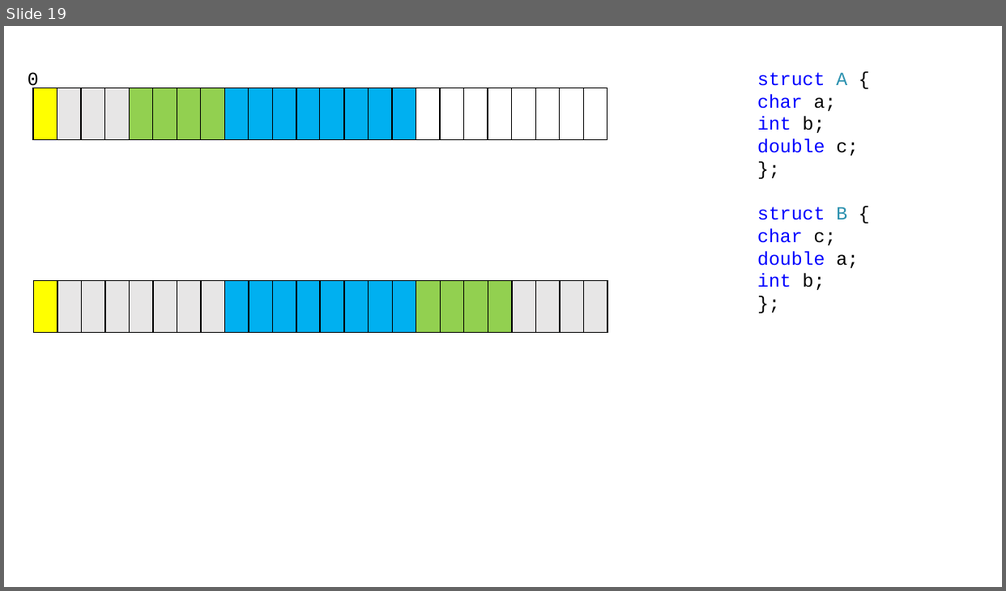
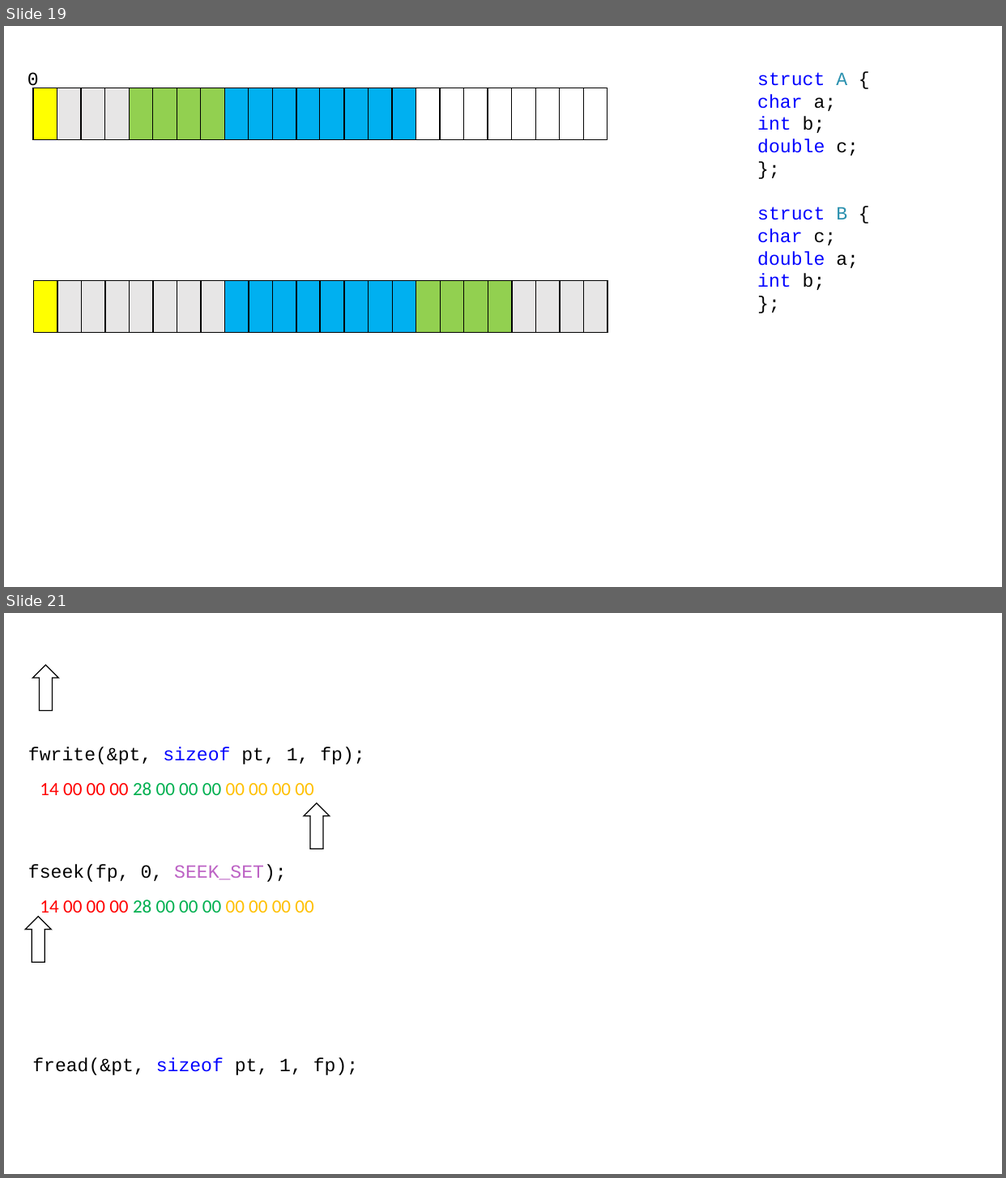
Before and after one commit to HongHeeJung/220117_c, a slide deck: 220117.pptx. Shown one above the other, each under a label of ours: slide 19 before the commit, slides 19 and 21 after it; the slides between them are not shown. The pictures are 1006x591 and 1006x1178 pixels, drawn with LibreOffice and Linux fonts; fonts in the diff are those of the drawing. Boxes give left, top, right and bottom in pixels: in the first picture for what was removed or moved away, otherwise in the second. Text is boxed around its words. In the diff, an @@ line names an element or a change of style, - is before the commit and + after.

```diff
--- a/220117.pptx
+++ b/220117.pptx
@@ slide 21 added at (4,613,1002,1174), background #FFFFFF @@
@@ down arrow added at (32,665,58,710), fill #FFFFFF, outline #000000 1 pt @@
@@ text added at (28,747,364,764), 18 pt, text #000000 @@
+fwrite(&pt, sizeof pt, 1, fp);
@@ text added at (40,782,313,795), 18 pt, text #FF0000 @@
+14 00 00 00 28 00 00 00 00 00 00 00
@@ down arrow added at (304,803,330,849), fill #FFFFFF, outline #000000 1 pt @@
@@ text added at (28,864,287,882), 18 pt, text #000000 @@
+fseek(fp, 0, SEEK_SET);
@@ text added at (40,900,313,918), 18 pt, text #FF0000 @@
+14 00 00 00 28 00 00 00 00 00 00 00
@@ down arrow added at (25,917,51,963), fill #FFFFFF, outline #000000 1 pt @@
@@ text added at (32,1058,358,1076), 18 pt, text #000000 @@
+fread(&pt, sizeof pt, 1, fp);
```
Also in this commit, not shown: 1 other slide added, 1 other file.
